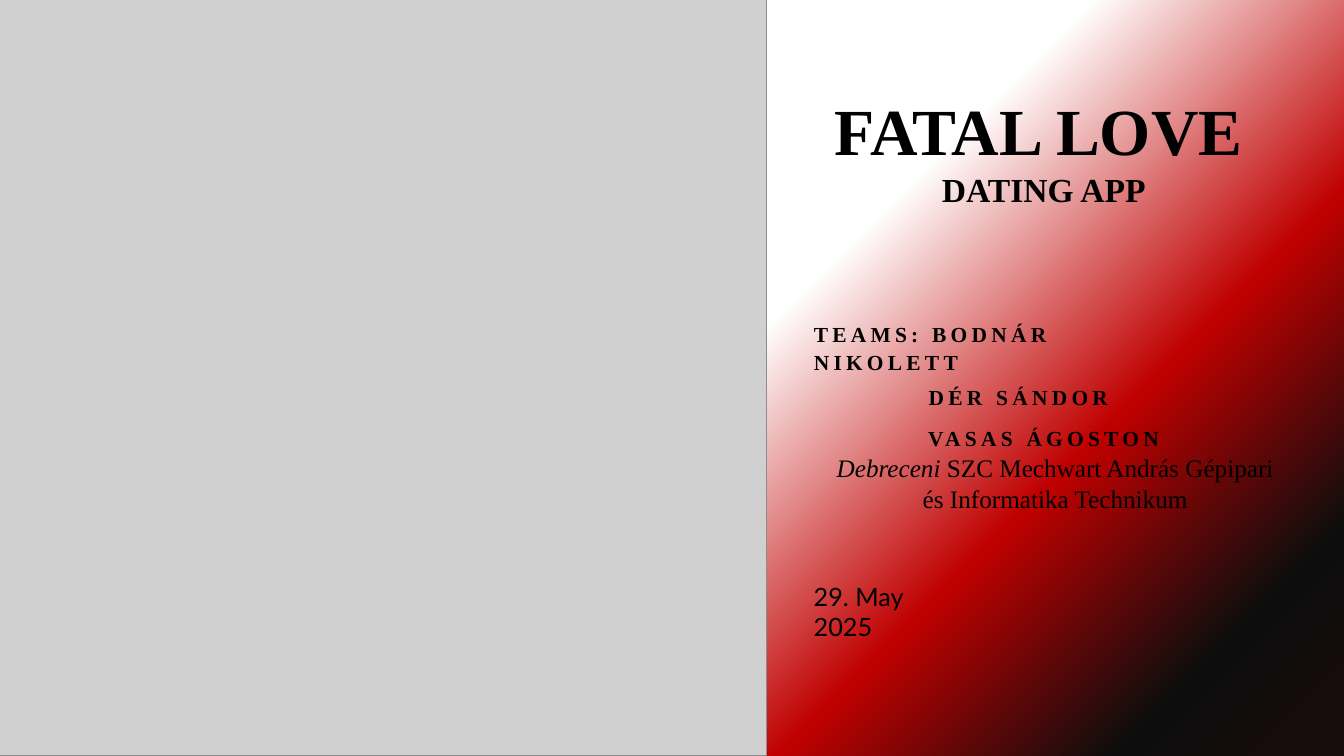
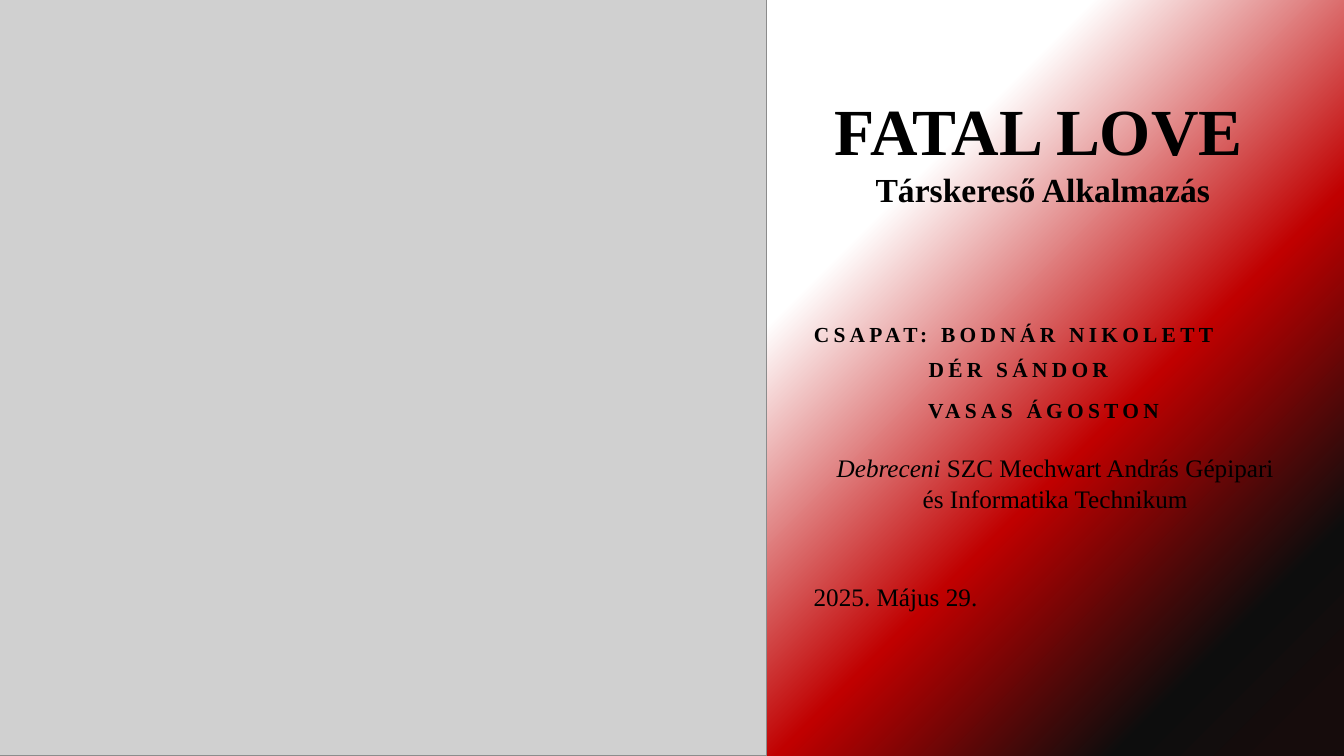
Before and after one commit to DerSandor/Tarskereso, a slide deck: slide 1 of FATAL LOVE.pptx. Drawn at 1344x756 pixels with LibreOffice and Linux fonts; fonts in the diff are those of the drawing; grey boxes stand for pictures. Boxes give left, top, right and bottom in pixels: in the first picture for what was removed or moved away, otherwise in the second. Text is boxed around its words. In the diff, an @@ line names an element or a change of style, - is before the commit and + after.

```diff
--- a/FATAL LOVE.pptx
+++ b/FATAL LOVE.pptx
@@ title at (x1=835, y1=104, x2=1242, y2=209): text changed; size 47 to 24 pt @@
-FATAL LOVE
-DATING APP
+FATAL LOVE
+Társkereső Alkalmazás
@@ subtitle at (x1=814, y1=325, x2=1046, y2=376): text changed @@
-TEAMS: BODNÁR NIKOLETT
+CSAPAT: BODNÁR NIKOLETT
@@ text at (x1=814, y1=588, x2=977, y2=612): text changed; font Lato to Times New Roman @@
-29. May 2025
+2025. Május 29.
```
Also in this commit, not shown: 13 other slides changed.
